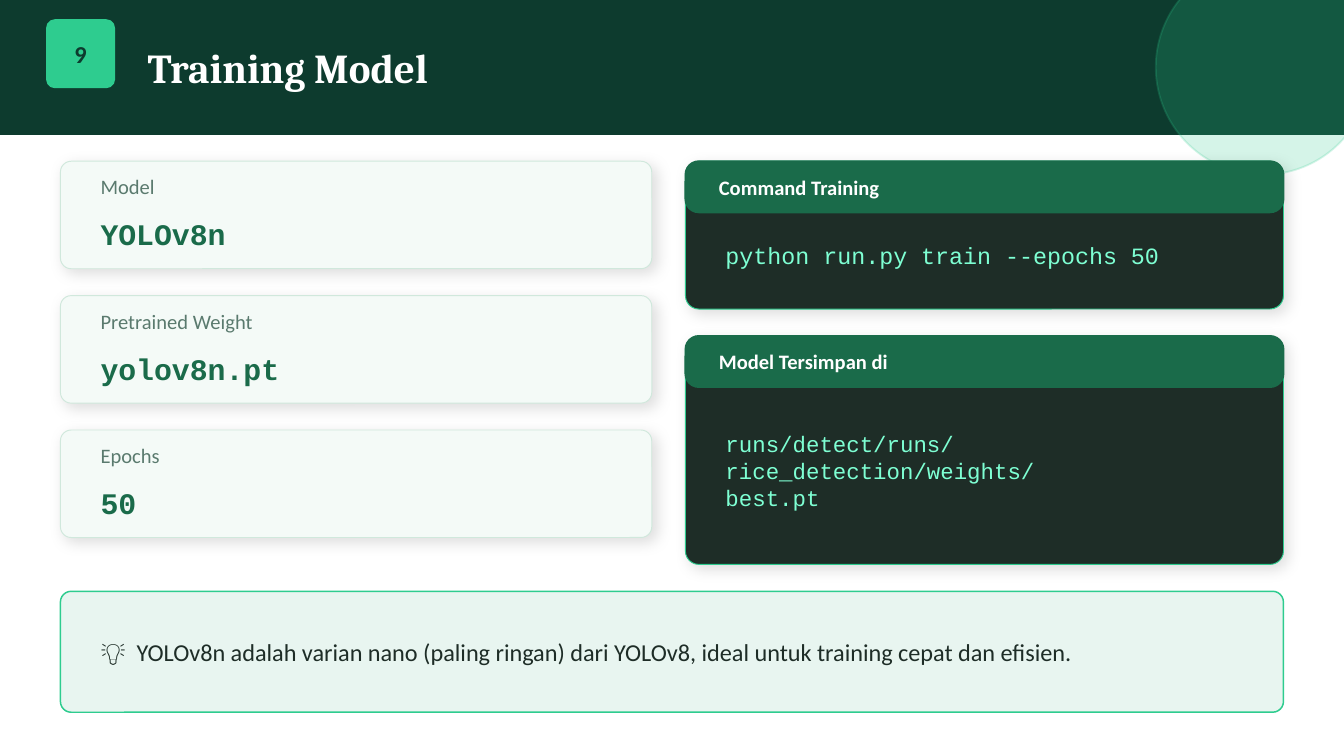
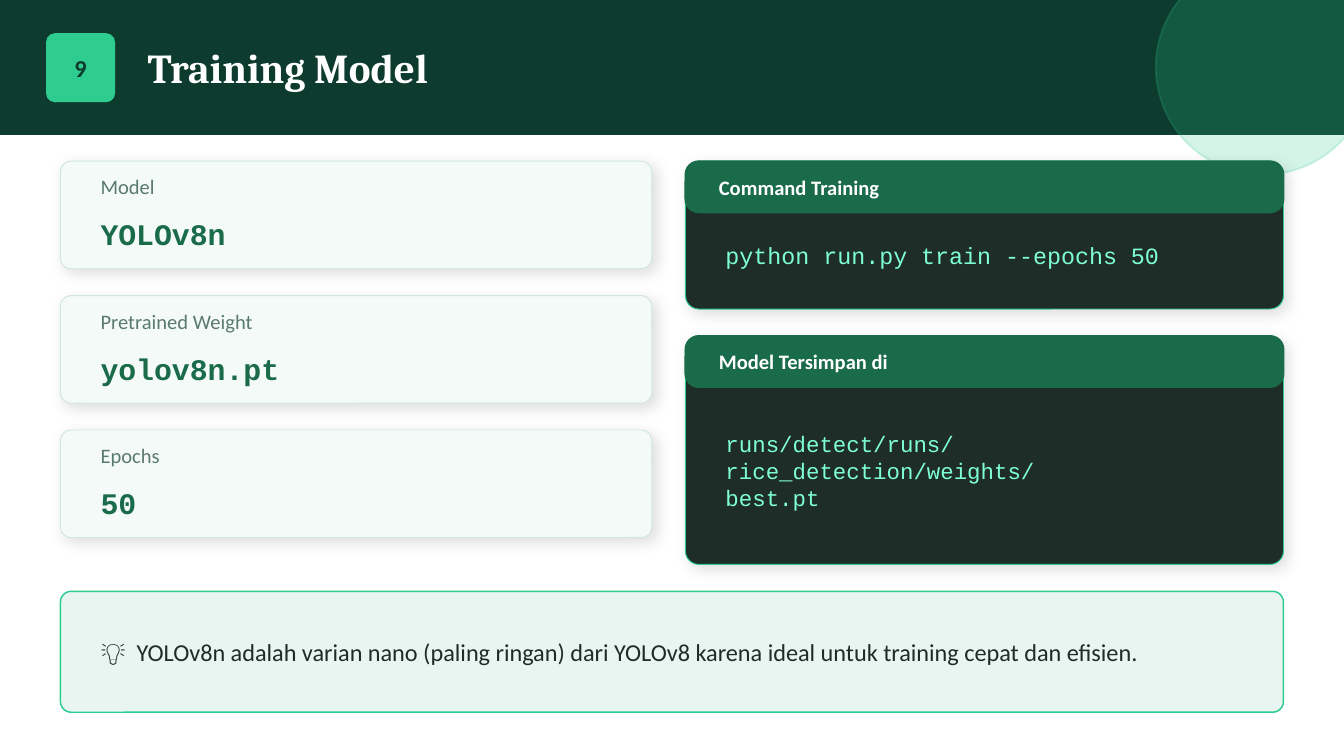
Before and after one commit to yadiefr/Machine-Learning-Deteksi-Objek-Beras, a slide deck: slide 9 of DeteksiBeras_YOLO.pptx. Drawn at 1344x756 pixels with LibreOffice and Linux fonts; fonts in the diff are those of the drawing. Boxes give left, top, right and bottom in pixels: in the first picture for what was removed or moved away, otherwise in the second. Text is boxed around its words. In the diff, an @@ line names an element or a change of style, - is before the commit and + after.

```diff
--- a/DeteksiBeras_YOLO.pptx
+++ b/DeteksiBeras_YOLO.pptx
@@ text "9": place and size @@
-text "9" at [74,47,86,63]
+text "9" at [74,61,86,77]
@@ rounded rectangle: place and size @@
-rounded rectangle at [47,20,114,87]
+rounded rectangle at [47,34,114,101]
@@ text at [137,643,1138,665]: text changed @@
-💡 YOLOv8n adalah varian nano (paling ringan) dari YOLOv8, ideal untuk training cepat dan efisien.
+💡 YOLOv8n adalah varian nano (paling ringan) dari YOLOv8 karena ideal untuk training cepat dan efisien.
```
Also in this commit, not shown: 9 other slides changed, 1 slide added, 4 slides removed, 4 other files.
